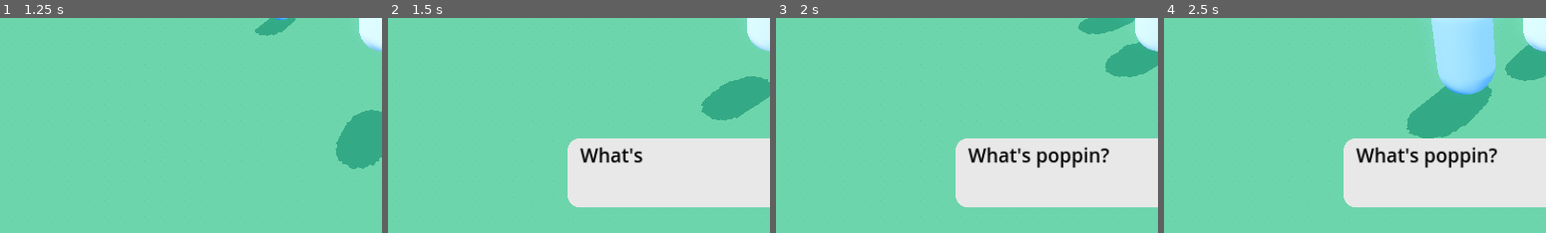
Above: before the commit, frames 1-4 (left to right).
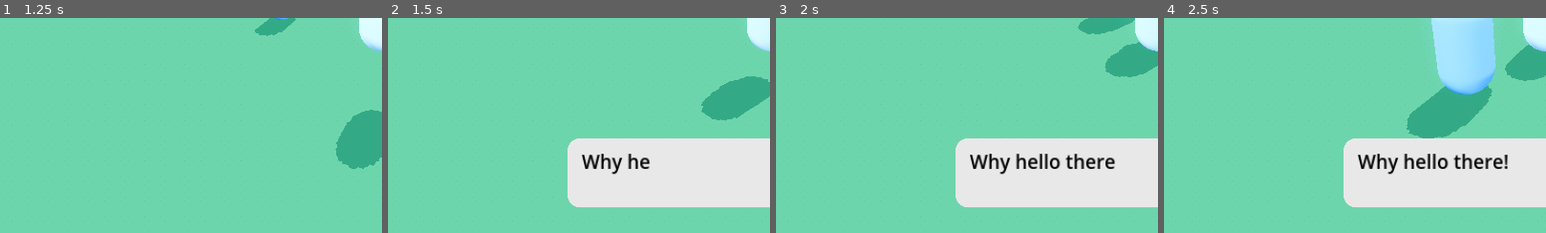
Above: after the commit, the same moments.

Repository: kyle-hessel/godot-narrative-prototype
Game: Godot game, scene res://scenes/main.tscn
The game is run twice, just before and just after one commit, with the same random seed, the same clock (stepped at 60 frames per second) and the same inputs. The engine's default icon, where the game draws it, is replaced by a stand-in: a white triangle on a blue panel in a dark square.
Inputs (mouse positions are % of the whole screen's width and height, from its top left):
- Up to frame 1 (1.25 s): tap Enter at 0.5 s; move the mouse to (55, 50) at 0.52 s; hold W (forward) from 0.53 s (still down); hold 1 (combat_action1) from 0.53 s (still down); tap Space (jump) at 0.77 s
- Up to frame 2 (1.5 s): keep holding W (forward); move the mouse to (45, 50) at 1.27 s; release 1 (combat_action1) at 1.28 s; tap 2 (combat_action2) at 1.35 s
- Up to frame 3 (2 s): keep holding W (forward); tap Space (jump) at 1.52 s
- Up to frame 4 (2.5 s): keep holding W (forward); move the mouse to (52, 48) at 2.02 s; hold 3 (combat_action3) from 2.03 s (still down)
The pictures show only the part of the screen within x 0-50%, y 50-100%; the shares and areas given below are measured in that part.

Frame 1 is identical in both runs. In frame 2, 1.1% of the frame differs, in the area x 50-69%, y 60-73%; in frame 3, 2.3%; in frame 4, 2.4%, in the area x 50-90%, y 60-73%.

Commit message:
Switched sample NPC dialogue over to pull from the lines variable (still an array of strings) on a dialogue resource.

Diff:
--- /dev/null
+++ b/assets/UI/dialogue_style_box_flat.tres
@@ -0,0 +1,12 @@
+[gd_resource type="StyleBoxFlat" format=3 uid="uid://bqnk2p6s1wfon"]
+
+[resource]
+content_margin_left = 36.0
+content_margin_top = 24.0
+content_margin_right = 36.0
+content_margin_bottom = 24.0
+bg_color = Color(0.909804, 0.909804, 0.909804, 1)
+corner_radius_top_left = 32
+corner_radius_top_right = 32
+corner_radius_bottom_right = 32
+corner_radius_bottom_left = 32
--- a/assets/UI/dialogue_theme.tres
+++ b/assets/UI/dialogue_theme.tres
@@ -1,15 +1,6 @@
 [gd_resource type="Theme" load_steps=3 format=3 uid="uid://bdsl22n370u3a"]
 
-[sub_resource type="StyleBoxFlat" id="StyleBoxFlat_qlvbu"]
-content_margin_left = 32.0
-content_margin_top = 8.0
-content_margin_right = 32.0
-content_margin_bottom = 8.0
-bg_color = Color(0.909804, 0.909804, 0.909804, 1)
-corner_radius_top_left = 32
-corner_radius_top_right = 32
-corner_radius_bottom_right = 32
-corner_radius_bottom_left = 32
+[ext_resource type="StyleBox" uid="uid://bqnk2p6s1wfon" path="res://assets/UI/dialogue_style_box_flat.tres" id="1_v52mu"]
 
 [sub_resource type="SystemFont" id="SystemFont_1pjwv"]
 
@@ -17,6 +8,6 @@
 default_font = SubResource("SystemFont_1pjwv")
 Label/colors/font_color = Color(0.0862745, 0.0862745, 0.0862745, 1)
 Label/font_sizes/font_size = 48
-PanelContainer/styles/panel = SubResource("StyleBoxFlat_qlvbu")
+PanelContainer/styles/panel = ExtResource("1_v52mu")
 RichTextLabel/colors/default_color = Color(0.00392157, 0.00392157, 0.00392157, 1)
 RichTextLabel/font_sizes/normal_font_size = 48
--- a/scenes/NPC/npc_default.tscn
+++ b/scenes/NPC/npc_default.tscn
@@ -1,8 +1,13 @@
-[gd_scene load_steps=8 format=3 uid="uid://6fyf2ih8xmud"]
+[gd_scene load_steps=10 format=3 uid="uid://6fyf2ih8xmud"]
 
 [ext_resource type="Shader" path="res://shaders/art_style/halftone.gdshader" id="1_eujii"]
 [ext_resource type="Script" path="res://scripts/npc_scripts/npc_base.gd" id="1_glxxy"]
+[ext_resource type="Script" path="res://scripts/resources/dialogue/dialogue.gd" id="2_y76um"]
 [ext_resource type="Script" path="res://scripts/npc_scripts/npc_stats.gd" id="3_1xal6"]
+
+[sub_resource type="Resource" id="Resource_llwy8"]
+script = ExtResource("2_y76um")
+lines = Array[String](["Why hello there!", "Only siths deal in absolutes.", "The archives are incomplete!"])
 
 [sub_resource type="CapsuleShape3D" id="CapsuleShape3D_o3qak"]
 
@@ -27,6 +32,7 @@
 script = ExtResource("1_glxxy")
 npc_mesh = NodePath("MeshInstance3D")
 npc_stats = NodePath("NPCData/NPCStats")
+dialogue = SubResource("Resource_llwy8")
 
 [node name="CollisionShape3D" type="CollisionShape3D" parent="."]
 transform = Transform3D(1, 0, 0, 0, 1, 0, 0, 0, 1, 0, 1, 0)
--- a/scripts/UI/dialogue/textbox.gd
+++ b/scripts/UI/dialogue/textbox.gd
@@ -4,7 +4,7 @@
 
 @onready var textbox_margin: MarginContainer = $TextboxMargin
 @onready var textbox_panel: PanelContainer = $TextboxMargin/TextboxPanel
-@onready var dialogue_label: RichTextLabel = $TextboxMargin/TextboxPanel/DialogueLabel # make this a richtextlabel!
+@onready var dialogue_label: RichTextLabel = $TextboxMargin/TextboxPanel/DialogueLabel
 @onready var letter_display_timer: Timer = $LetterDisplayTimer
 
 const MAX_WIDTH: int = 256
--- a/scripts/npc_scripts/npc_base.gd
+++ b/scripts/npc_scripts/npc_base.gd
@@ -5,6 +5,8 @@
 @export var npc_type: NPCType = NPCType.Converser
 @export var npc_stats: NPCStats
 @export_group("")
+
+@export var dialogue: Dialogue
 
 enum NPCType {
 	Combatant = 0,
@@ -14,17 +16,17 @@
 	Other = 4
 }
 
-# sample array of dialogue strings for an NPC.
-const test_dialogue: Array[String] = [
-	"What's poppin?",
-	"Ya like jazz?",
-	"brrrrrrrrrrrrrrrrrrrrrrrrrrrrrrrraaaaaaaaaaaaaaaaaaaaaaaaapppppppppppppppp!!!"
-] # about 77 characters per string to keep it on 2 lines, given the current textbox size.
+## sample array of dialogue strings for an NPC.
+#const test_dialogue: Array[String] = [
+	#"What's poppin?",
+	#"Ya like jazz?",
+	#"brrrrrrrrrrrrrrrrrrrrrrrrrrrrrrrraaaaaaaaaaaaaaaaaaaaaaaaapppppppppppppppp!!!"
+#] # about 77 characters per string to keep it on 2 lines, given the current textbox size.
 
 func _on_overlap_area_body_entered(body: Node3D):
 	if body is Player:
 		# sample dialogue trigger by an NPC.
-		GameManager.ui_manager.dialogue_manager.start_dialogue(test_dialogue)
+		GameManager.ui_manager.dialogue_manager.start_dialogue(dialogue.lines)
 
 func _on_overlap_area_body_exited(body: Node3D):
 	if body is Player:
--- a/scripts/resources/dialogue/dialogue.gd
+++ b/scripts/resources/dialogue/dialogue.gd
@@ -2,4 +2,4 @@
 
 class_name Dialogue
 
-@export var dialogue: Array[String]
+@export var lines: Array[String]
